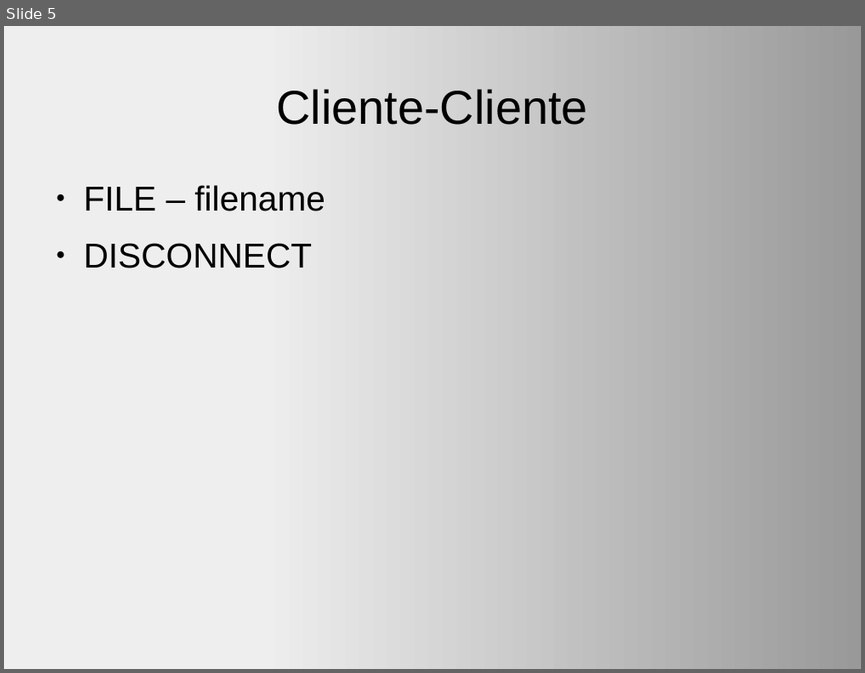
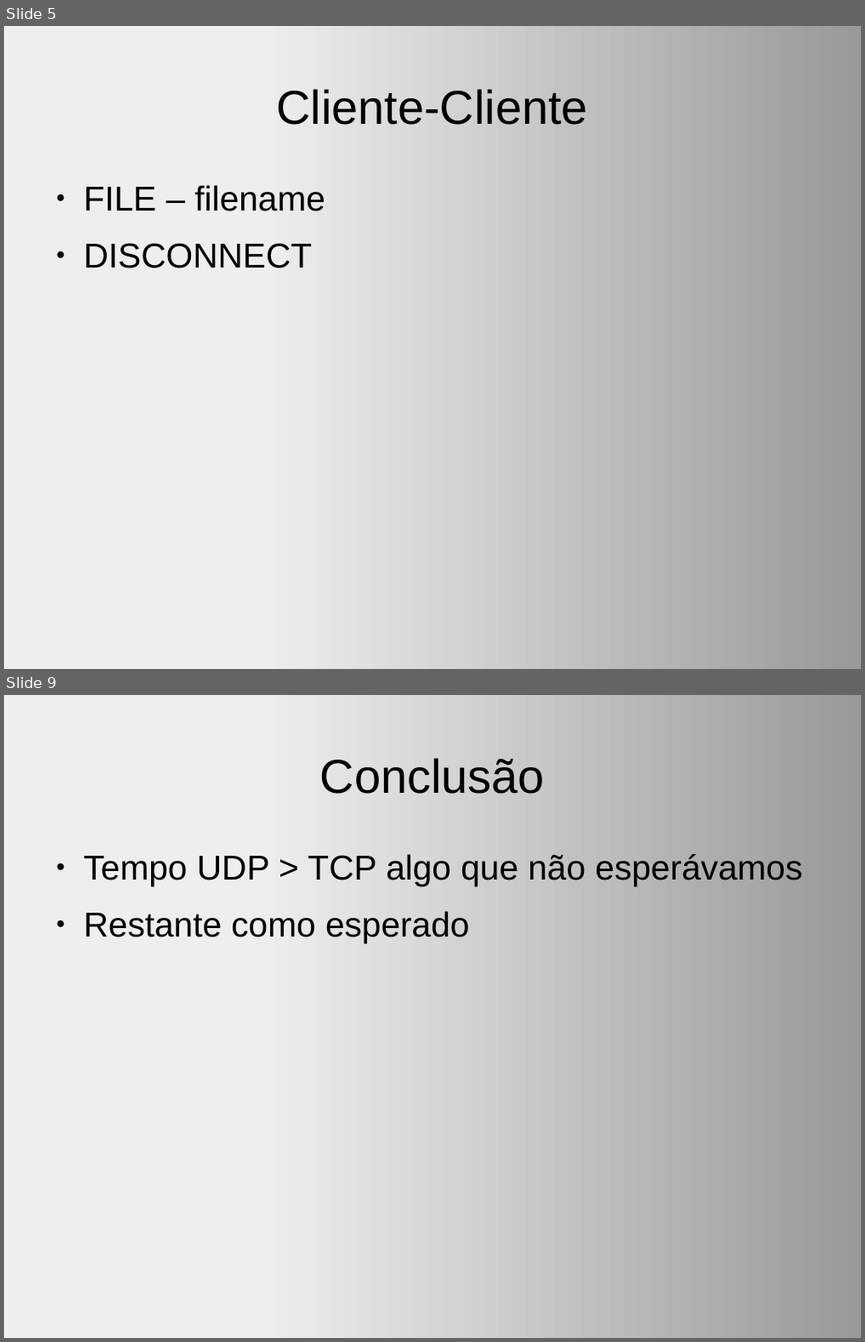
Before and after one commit to rulojuka/listas, a slide deck: mac0448/ep2/slides.odp. Shown one above the other, each under a label of ours: slide 5 before the commit, slides 5 and 9 after it; the slides between them are not shown. The pictures are 865x673 and 865x1342 pixels, drawn with LibreOffice and Linux fonts; fonts in the diff are those of the drawing. Boxes give left, top, right and bottom in pixels: in the first picture for what was removed or moved away, otherwise in the second. Text is boxed around its words. In the diff, an @@ line names an element or a change of style, - is before the commit and + after.

```diff
--- a/mac0448/ep2/slides.odp
+++ b/mac0448/ep2/slides.odp
@@ slide 9 added at (4,695,861,1338), background gradient #EEEEEE to #999999 @@
@@ title added at (320,758,545,794), 44 pt, text #000000 @@
+Conclusão
@@ text added at (84,854,802,943), 32 pt, text #000000 @@
+● Tempo UDP > TCP algo que não esperávamos
+● Restante como esperado
```
Also in this commit, not shown: 2 slides changed, 3 other slides added, 2 other files.
